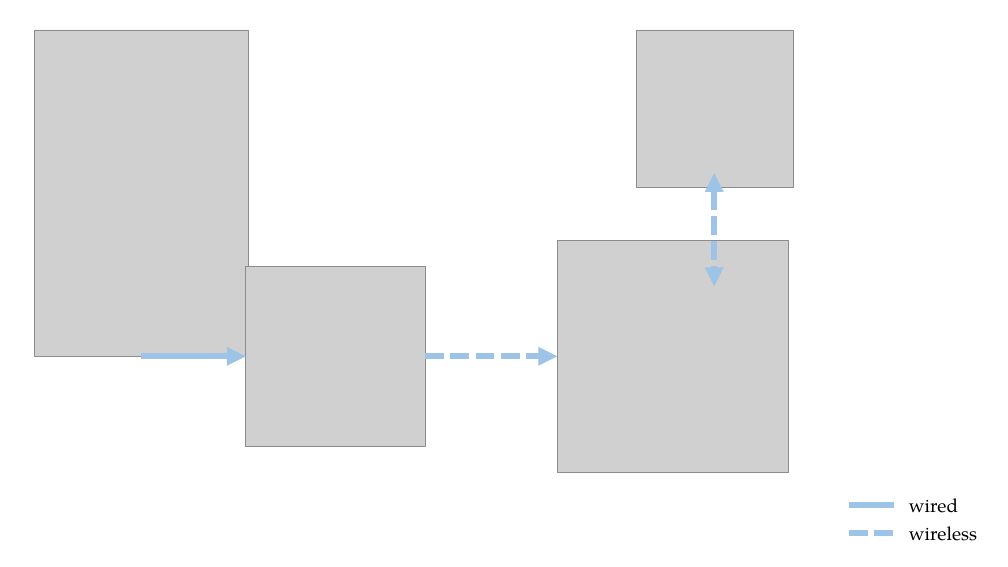
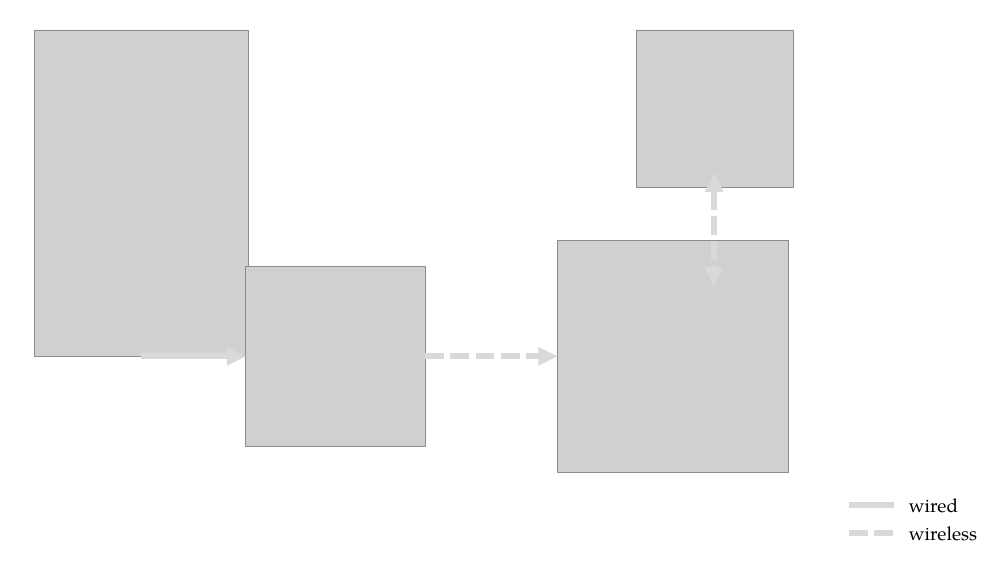
Before and after one commit to Vladnet47/Weather-Station, a slide deck: slide 4 of Presentation.pptx. Drawn at 1008x567 pixels with LibreOffice and Linux fonts; fonts in the diff are those of the drawing; grey boxes stand for pictures. Boxes give left, top, right and bottom in pixels: in the first picture for what was removed or moved away, otherwise in the second. Text is boxed around its words. In the diff, an @@ line names an element or a change of style, - is before the commit and + after.

```diff
--- a/Presentation.pptx
+++ b/Presentation.pptx
@@ double arrow (715, 173) - (715, 287): stroke #9DC3E6 6 pt dashed to #D9D9D9 6 pt dashed @@
@@ arrow (141, 356) - (246, 356): stroke #9DC3E6 6 pt to #D9D9D9 6 pt @@
@@ arrow (425, 356) - (557, 356): stroke #9DC3E6 6 pt dashed to #D9D9D9 6 pt dashed @@
@@ line (849, 505) - (895, 505): stroke #9DC3E6 6 pt to #D9D9D9 6 pt @@
@@ line (849, 533) - (897, 533): stroke #9DC3E6 6 pt dashed to #D9D9D9 6 pt dashed @@
```
Also in this commit, not shown: 5 other slides changed, 2 slides added, 2 other files.
